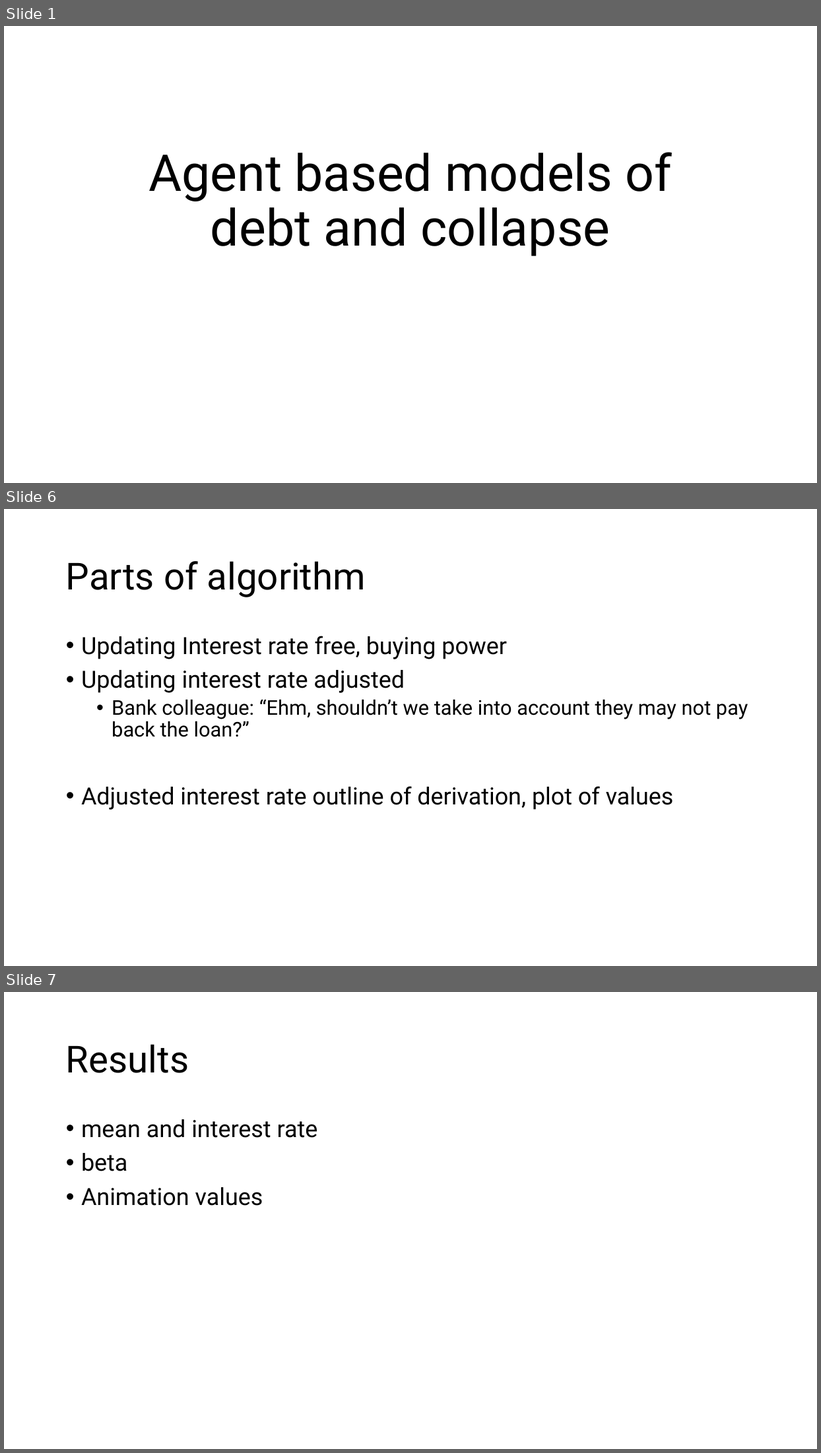
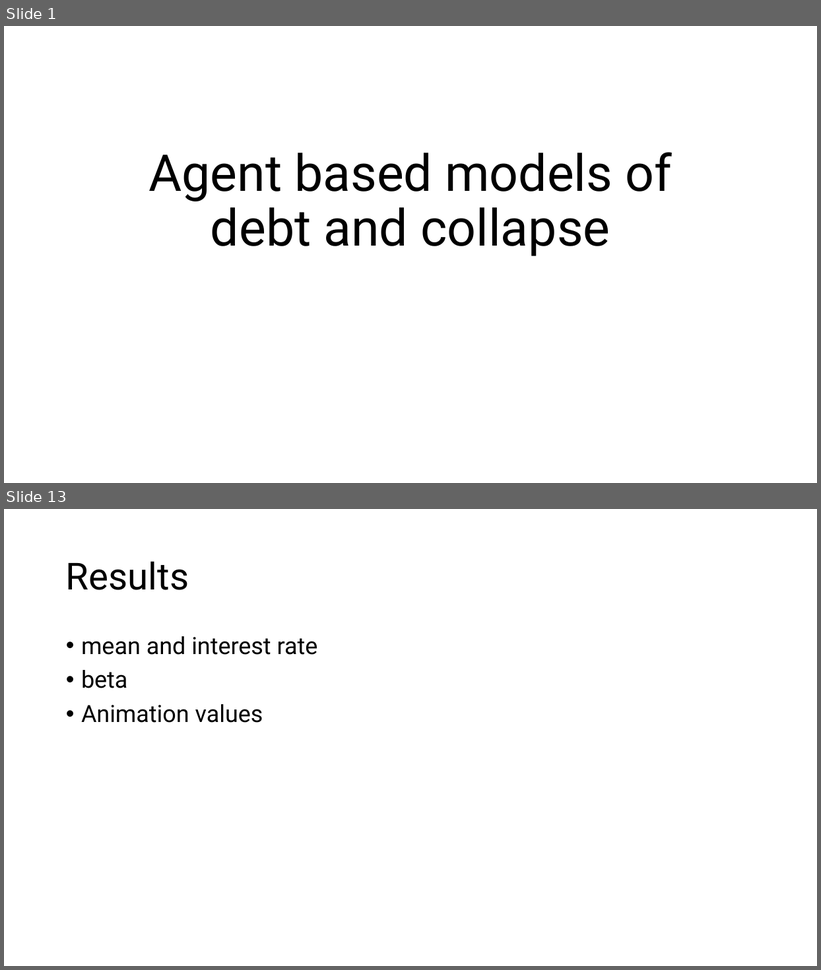
Before and after one commit to 2BeAsh/masters_project, a slide deck: Agent based models of debt and collapse.pptx. Shown one above the other, each under a label of ours: slides 1, 6 and 7 before the commit, slides 1 and 13 after it; the slides between them are not shown. The pictures are 821x1453 and 821x970 pixels, drawn with LibreOffice and Linux fonts; fonts in the diff are those of the drawing. Boxes give left, top, right and bottom in pixels: in the first picture for what was removed or moved away, otherwise in the second. Text is boxed around its words. In the diff, an @@ line names an element or a change of style, - is before the commit and + after.

```diff
--- a/Agent based models of debt and collapse.pptx
+++ b/Agent based models of debt and collapse.pptx
@@ slide 6 removed at (4,509,817,966), background #FFFFFF @@
@@ title removed at (66,561,366,597) @@
-Parts of algorithm
@@ text removed at (81,636,748,810) @@
-• Updating Interest rate free, buying power
-• Updating interest rate adjusted
-  • Bank colleague: “Ehm, shouldn’t we take into account they may not pay back the loan?”
-• Adjusted interest rate outline of derivation, plot of values
@@ what was slide 7 is now slide 13 @@
```
Also in this commit, not shown: 3 slides changed, 10 slides added, 2 other slides removed.
